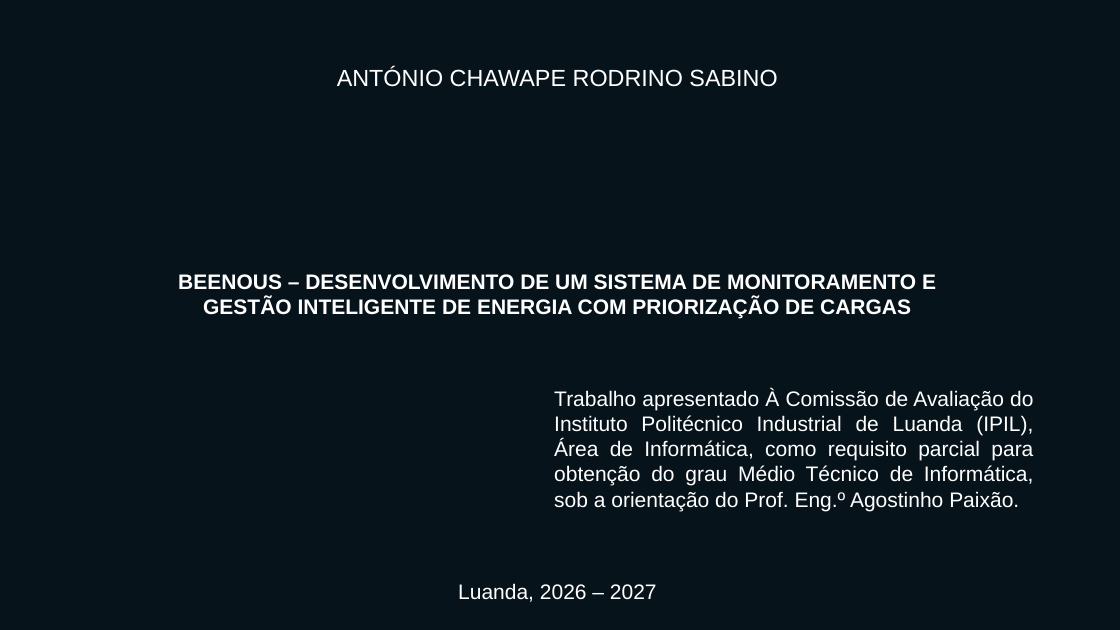
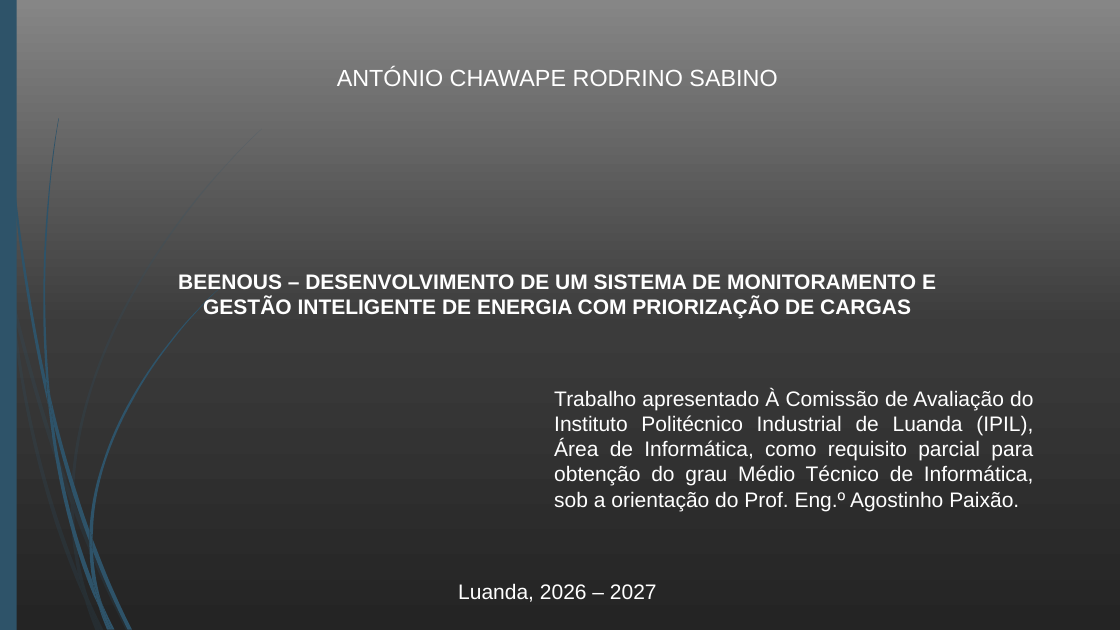
Before and after one commit to antoniosabino2026/BEENOUS, a slide deck: slide 2 of TCC/SLIDES/BEENOUS-Better-Energy-Efficiency.pptx. Drawn at 1120x630 pixels with LibreOffice and Linux fonts; fonts in the diff are those of the drawing. Boxes give left, top, right and bottom in pixels: in the first picture for what was removed or moved away, otherwise in the second. Text is boxed around its words. In the diff, an @@ line names an element or a change of style, - is before the commit and + after.

```diff
--- a/TCC/SLIDES/BEENOUS-Better-Energy-Efficiency.pptx
+++ b/TCC/SLIDES/BEENOUS-Better-Energy-Efficiency.pptx
@@ background #07131B to gradient #242424 to #3B3B3B to #868686 @@
@@ rectangle added at (0, 0, 17, 630), fill #2E5369 @@
@@ group added at (0, 129, 262, 630): 10 freeform shapes @@
@@ group added at (3, 0, 218, 630): 12 freeform shapes @@
```
Also in this commit, not shown: 7 other slides changed, 9 other files.
